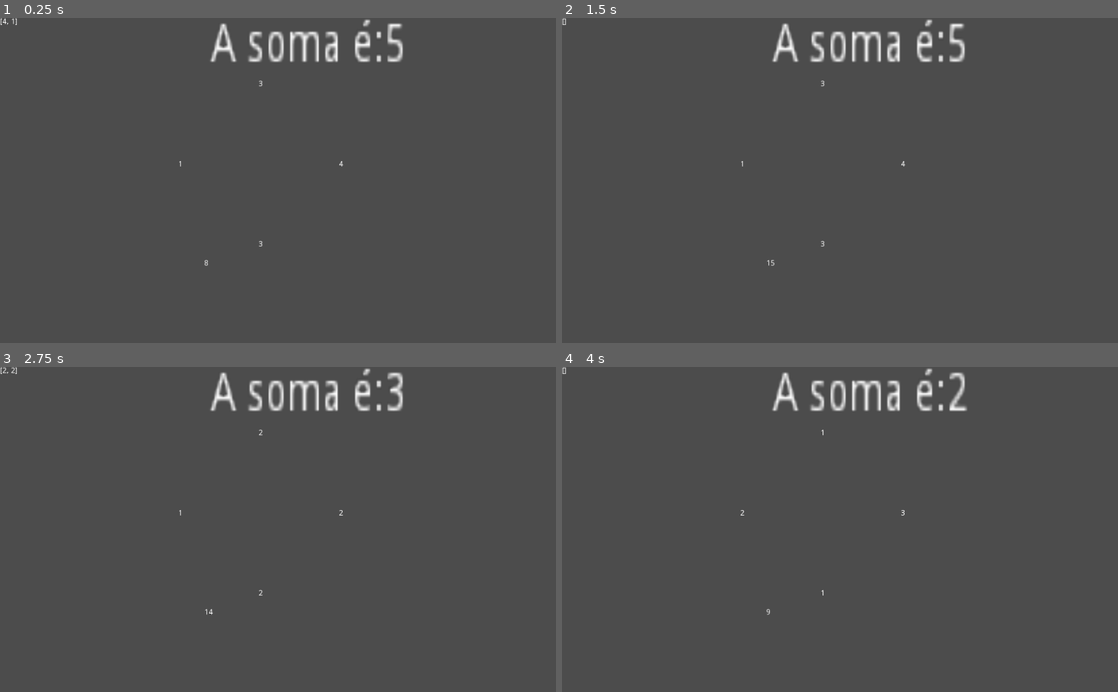
Above: before the commit, frames 1-4 (two rows, left to right).
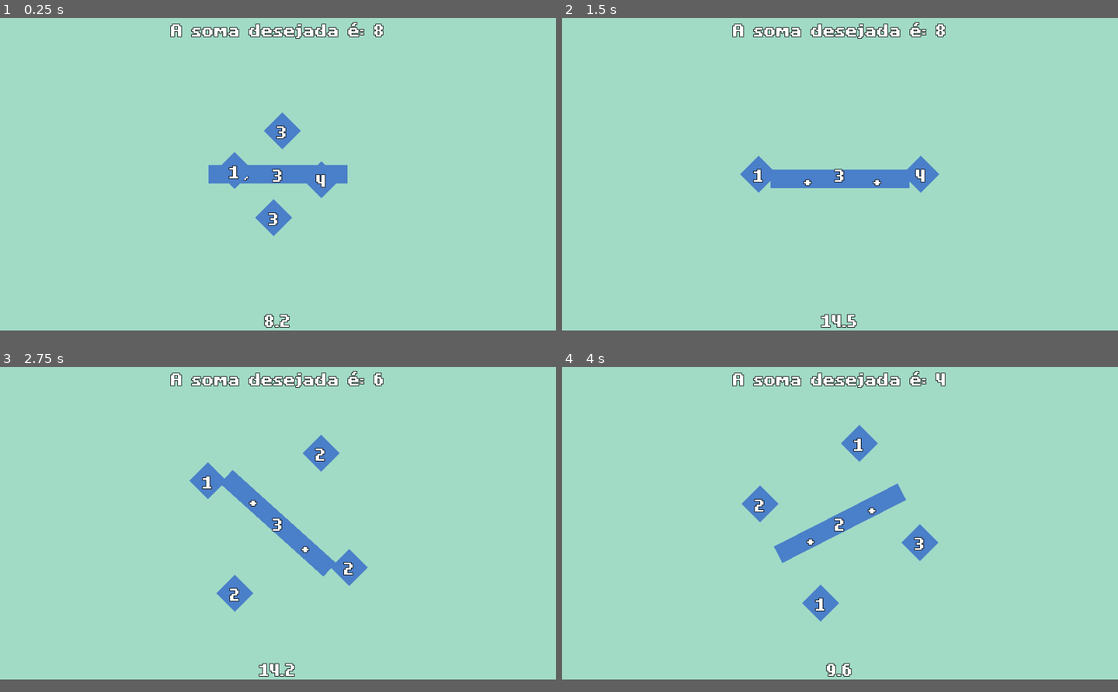
Above: after the commit, the same moments.

Repository: luisfpatrocinio/SquareSum
Game: Godot game, scene res://Level.tscn
Same seed, same stepped clock (60 frames per second), same inputs: the game is played once before the commit and once after it.
Inputs:
- Up to frame 1 (0.25 s): no input
- Up to frame 2 (1.5 s): tap Enter (ui_accept) at 0.5, 0.6, 0.77, 1.07, 1.25, 1.35 s; hold Right (ui_right) 0.53-1.28 s; hold Down (ui_down) from 1.28 s (still down)
- Up to frame 3 (2.75 s): tap Enter (ui_accept) at 1.52, 1.82, 2.1 s; release Down (ui_down) at 2.03 s; hold Right (ui_right) from 2.03 s (still down)
- Up to frame 4 (4 s): release Right (ui_right) at 2.78 s; hold Up (ui_up) 2.78-3.53 s; tap Enter (ui_accept) at 2.85, 3.02, 3.32, 3.6, 3.77 s; hold Left (ui_left) from 3.53 s (still down)
In our replay, the window is 800x468 before the commit and 800x450 after it. These sizes can differ from the game's own. Grey fills any space a smaller window leaves; there, only what the larger window draws over its background counts as a difference.

The runs differ from the first frame. In frame 1, 96% of the frame differs, in the area x 0-100%, y 0-97%; in frame 2, 96%; in frame 3, 96%; in frame 4, 96%.

Commit message:
Several visual and code improvements

Diff:
--- a/Bar.gd
+++ b/Bar.gd
@@ -2,10 +2,10 @@
 onready var parent = get_parent()
 
 var colliders = [];
-var numbers = []
+var numbers = [];
 
 func _process(delta):
 	colliders = get_overlapping_areas()
 	for collider in colliders:
 		numbers.append(collider.my_number)
-	parent.get_node("Label").text = str(numbers)
+	parent.debugLabel.text = str(numbers)
--- a/Level.tscn
+++ b/Level.tscn
@@ -1,14 +1,16 @@
-[gd_scene load_steps=4 format=2]
+[gd_scene load_steps=6 format=2]
 
 [ext_resource path="res://Roulette.gd" type="Script" id=1]
+[ext_resource path="res://mnr_theme.tres" type="Theme" id=2]
 [ext_resource path="res://Bar.gd" type="Script" id=3]
+[ext_resource path="res://assets/background.png" type="Texture" id=4]
 
 [sub_resource type="RectangleShape2D" id=1]
 extents = Vector2( 119.5, 17.5 )
 
 [node name="Level" type="Node2D"]
 __meta__ = {
-"_edit_horizontal_guides_": [ 222.0 ],
+"_edit_horizontal_guides_": [ 222.0, -128.0 ],
 "_edit_vertical_guides_": [ 342.0, 344.0 ]
 }
 
@@ -22,18 +24,23 @@
 [node name="CollisionShape2D" type="CollisionShape2D" parent="Controller/Area2D"]
 shape = SubResource( 1 )
 
-[node name="Label" type="Label" parent="Controller"]
+[node name="Polygon2D" type="Polygon2D" parent="Controller/Area2D"]
+color = Color( 0.294118, 0.501961, 0.792157, 1 )
+polygon = PoolVector2Array( -120, -16, 120, -16, 120, 16, -120, 16 )
+
+[node name="DebugLabel" type="Label" parent="Controller"]
+visible = false
 margin_right = 40.0
 margin_bottom = 14.0
+theme = ExtResource( 2 )
 text = "Teste:"
 
-[node name="Label2" type="Label" parent="Controller"]
-margin_left = 389.0
-margin_top = 2.0
-margin_right = 429.0
-margin_bottom = 16.0
-rect_scale = Vector2( 4.97895, 7.29509 )
+[node name="InstructionLabel" type="Label" parent="Controller"]
+anchor_right = 1.0
+margin_bottom = 38.0
+theme = ExtResource( 2 )
 text = "Teste:"
+align = 1
 
 [node name="Timer" type="Timer" parent="Controller"]
 wait_time = 10.0
@@ -42,10 +49,61 @@
 one_shot = true
 
 [node name="TimerLabel" type="Label" parent="Controller"]
-margin_left = 376.0
-margin_top = 446.0
-margin_right = 416.0
-margin_bottom = 460.0
+anchor_top = 1.0
+anchor_right = 1.0
+anchor_bottom = 1.0
+margin_top = -38.0
+theme = ExtResource( 2 )
+text = "12"
+align = 1
+valign = 2
+
+[node name="BarNumber" type="Label" parent="Controller"]
+anchor_left = 0.5
+anchor_top = 0.5
+anchor_right = 0.5
+anchor_bottom = 0.5
+margin_left = -20.0
+margin_top = -19.0
+margin_right = 20.0
+margin_bottom = 19.0
+theme = ExtResource( 2 )
+align = 1
+valign = 1
+
+[node name="Operator1" type="Label" parent="Controller"]
+anchor_left = 0.5
+anchor_top = 0.5
+anchor_right = 0.5
+anchor_bottom = 0.5
+margin_left = -20.0
+margin_top = -19.0
+margin_right = 20.0
+margin_bottom = 19.0
+theme = ExtResource( 2 )
+text = "+"
+align = 1
+valign = 1
+
+[node name="Operator2" type="Label" parent="Controller"]
+anchor_left = 0.5
+anchor_top = 0.5
+anchor_right = 0.5
+anchor_bottom = 0.5
+margin_left = -20.0
+margin_top = -19.0
+margin_right = 20.0
+margin_bottom = 19.0
+theme = ExtResource( 2 )
+text = "+"
+align = 1
+valign = 1
+
+[node name="Background" type="TextureRect" parent="."]
+margin_right = 960.0
+margin_bottom = 540.0
+texture = ExtResource( 4 )
+expand = true
 
 [connection signal="timeout" from="Controller/Timer" to="Controller" method="_on_Timer_timeout"]
 [connection signal="timeout" from="Controller/TimerToStart" to="Controller" method="_on_TimerToStart_timeout"]
--- a/Number.gd
+++ b/Number.gd
@@ -1,11 +1,15 @@
 extends Area2D
 
-var radius = 148
-onready var my_index = 0
-var my_number = 0
-onready var my_scale = 0
+var radius = 142;
+onready var my_index = 0;
+onready var my_number = 0;
+onready var my_scale = 0;
+onready var highlighted = false;
+onready var label = get_node("Label")
+onready var controller = get_parent()
+onready var succeeded = false;
 
-onready var controller = get_parent()
+var shakeFactor = 3;
 
 func _ready() -> void:
 	pass
@@ -19,9 +23,34 @@
 
 	$CollisionShape2D.scale = Vector2(3 * my_scale, 3 * my_scale)
 
-	$Label.text = str(my_number);
+	label.text = str(my_number);
 	var _n = len(controller.numbersArray)
-	var angle = deg2rad(360 / _n * my_index)
+	var angle = deg2rad(360 / _n * my_index) + controller.globalAngle
 	var posx = 480 + cos(angle) * radius
 	var posy = 270 + sin(angle) * radius
-	global_position = Vector2(posx, posy)
+
+	if highlighted:
+		posx += randi() % shakeFactor
+		posy += randi() % shakeFactor
+
+	if succeeded:
+		if posx < 480:
+			posx = 480 - 140;
+		else:
+			posx = 480 + 140;
+		posy = 270;
+
+	var _spd = 5
+	var _diffx = global_position.x - posx;
+	if abs(_diffx) > _spd:
+		global_position.x += _spd * sign(_diffx) * -1
+	else:
+		global_position.x = posx;
+
+	var _diffy = global_position.y - posy;
+	if abs(_diffy) > _spd:
+		global_position.y += _spd * sign(_diffy) * -1
+	else:
+		global_position.y = posy;
+
+#	global_position = Vector2(posx, posy)
--- a/Number.tscn
+++ b/Number.tscn
@@ -1,6 +1,7 @@
-[gd_scene load_steps=3 format=2]
+[gd_scene load_steps=4 format=2]
 
 [ext_resource path="res://Number.gd" type="Script" id=1]
+[ext_resource path="res://mnr_theme.tres" type="Theme" id=2]
 
 [sub_resource type="CircleShape2D" id=1]
 
@@ -12,17 +13,21 @@
 scale = Vector2( 3, 3 )
 shape = SubResource( 1 )
 
+[node name="Polygon2D" type="Polygon2D" parent="."]
+color = Color( 0.294118, 0.501961, 0.792157, 1 )
+polygon = PoolVector2Array( 0, -32, 32, 0, 0, 32, -32, 0 )
+
 [node name="Label" type="Label" parent="."]
 anchor_left = 0.5
 anchor_top = 0.5
 anchor_right = 0.5
 anchor_bottom = 0.5
 margin_left = -20.0
-margin_top = -7.0
+margin_top = -19.0
 margin_right = 20.0
-margin_bottom = 7.0
+margin_bottom = 19.0
+theme = ExtResource( 2 )
 text = "5"
 align = 1
 valign = 1
-
-[connection signal="area_entered" from="." to="." method="_on_Area2D2_area_entered"]
+autowrap = true
--- a/Roulette.gd
+++ b/Roulette.gd
@@ -3,18 +3,26 @@
 onready var NumberScene = preload("res://Number.tscn")
 onready var Controller = get_parent()
 onready var line = get_node("Area2D");
-onready var debugLabel = get_node("Label")
+onready var debugLabel = get_node("DebugLabel")
+onready var instructionLabel = get_node("InstructionLabel")
+onready var timer = get_node("Timer")
+onready var startTimer = get_node("TimerToStart")
+onready var timerLabel = get_node("TimerLabel")
+onready var barNumberLabel = get_node("BarNumber")
+onready var operator1 = get_node("Operator1")
+onready var operator2 = get_node("Operator2")
 var numbersArray = []
 var desired_number = 0
 var actualLevel = 0
-onready var timer = get_node("Timer")
-onready var startTimer = get_node("TimerToStart")
-onready var timerLabel = get_node("TimerLabel")
 onready var timerValue = 0
+var barNumber = 2 + randi() % 3
 var success = false
+onready var globalAngle = 0
 
 
 func _ready() -> void:
+	# Ajustar posição da janela
+	OS.window_position = Vector2(32, 32)
 	randomize()
 	print("Spawna")
 	new_level()
@@ -23,31 +31,71 @@
 func _process(delta: float) -> void:
 	# Receber Input do Jogador: Inclinar Barra
 	var xAxis = Input.get_axis("ui_left", "ui_right");
-	line.rotation_degrees += xAxis;
+	if !success:
+		line.rotation_degrees += xAxis;
 	if line.rotation_degrees > 360: line.rotation_degrees -= 360
 	if line.rotation_degrees < 0: line.rotation_degrees += 360
 	line.rotation_degrees = round(line.rotation_degrees)
 	debugLabel.text = str(line.rotation_degrees);
 
+	# Atualizar Angulo global
+	globalAngle += delta * 0.20
+	if globalAngle > 360: globalAngle -= 360;
+
 	# Receber Input do Jogador: Botão de Confirmar
-	var confirmKey = Input.is_action_just_pressed("ui_accept")
+	var confirmKey = Input.is_action_just_pressed("ui_accept");
 	if confirmKey and !success:
 		# Checar se está certo
 		var _array = line.numbers
 		print("O valor de line.numbers é: " + str(_array))
 		if get_sum(_array) == desired_number:
 			# Vitória
+			print("Acertou!");
 			var _timeBonus = 5
 			timer.start(timer.time_left + _timeBonus)
 			timer.paused = true
 			startTimer.start()
 			success = true
+
+			# Deletar numeros errados
+			for nmb in numbersArray:
+				if !(nmb in line.colliders):
+					nmb.queue_free()
+				else:
+					nmb.succeeded = true
+
+			# Centralizar Barra
+			line.rotation_degrees = 0;
 		else:
 			# Resultado Errado
 			print("ErRRRRRrrou!")
 
 	# Exibir Instrução
-	$Label2.text = "A soma é:" + str(desired_number)
+	instructionLabel.text = "A soma desejada é: " + str(desired_number)
+
+	# Atualizar texto da barra:
+	barNumberLabel.text = str(barNumber)
+	var _lx = line.global_position.x - 16;
+	var _ly = line.global_position.y - 16;
+	operator1.rect_position = Vector2(
+		_lx - cos(deg2rad(line.rotation_degrees)) * 60,
+		_ly - sin(deg2rad(line.rotation_degrees)) * 60
+	)
+	operator2.rect_position = Vector2(
+		_lx + cos(deg2rad(line.rotation_degrees)) * 60,
+		_ly + sin(deg2rad(line.rotation_degrees)) * 60
+	)
+
+	# Highlighted collided numbers:
+	for nmb in numbersArray:
+		var wr = weakref(nmb)
+		if wr.get_ref():
+			nmb.highlighted = false;
+
+	for nmb in line.colliders:
+		var wr = weakref(nmb)
+		if wr.get_ref():
+			nmb.highlighted = true
 
 	# Redefinir array de números atuais
 	line.numbers.clear()
@@ -70,7 +118,9 @@
 		timerValue += _diff / 10
 	else:
 		timerValue = timer.time_left
-	timerLabel.text = str(ceil(timerValue))
+
+	timerValue = ceil(timerValue * 10) / 10;
+	timerLabel.text = str(timerValue)
 
 
 func spawn_number(x):
@@ -79,12 +129,15 @@
 	add_child(number)
 	number.my_number = x
 	number.global_position = Vector2(
-		randi() % 50,
-		randi() % 30
+		480, 270
 	)
 	print("Spawnando numero: " + str(number.my_number))
 	number.my_index = len(numbersArray)
 	number.add_to_group("numbers")
+
+
+func generate_bar_number():
+	return 2 + randi() % 4;
 
 
 func generate_desired_number():
@@ -98,13 +151,11 @@
 	print("Numeros escolhidos: ")
 	print(str(number1.my_index) + " ::: " + str(number1.my_number))
 	print(str(number2.my_index) + " ::: " + str(number2.my_number))
-	return number1.my_number + number2.my_number
+	return number1.my_number + number2.my_number + barNumber
 
 
 func new_level():
-	print("Iniciandoum novo nível: " + str(actualLevel))
-
-	success = false
+	print("Iniciando um novo nível: " + str(actualLevel))
 
 	numbersArray =  get_tree().get_nodes_in_group("numbers")
 	for number in numbersArray:
@@ -114,17 +165,20 @@
 
 	var totalNumbers = 4 + floor(actualLevel / 3) * 2
 	print("Com " + str(totalNumbers) + " bolotas.")
-	for i in range(totalNumbers):
+	for _i in range(totalNumbers):
 		spawn_number(1 + randi() % 4)
 	actualLevel += 1
+	barNumber = generate_bar_number()
 	desired_number = generate_desired_number()
 
 	timer.paused = false
 	timer.start()
 
+	success = false
+
 
 func get_sum(array):
-	var acc = 0
+	var acc = barNumber
 	for i in array:
 		acc += i
 	return acc
--- /dev/null
+++ b/mnr_theme.tres
@@ -0,0 +1,12 @@
+[gd_resource type="Theme" load_steps=3 format=2]
+
+[ext_resource path="res://MATCHUPPRO.TTF" type="DynamicFontData" id=1]
+
+[sub_resource type="DynamicFont" id=1]
+size = 48
+outline_size = 1
+outline_color = Color( 0, 0, 0, 1 )
+font_data = ExtResource( 1 )
+
+[resource]
+default_font = SubResource( 1 )
--- a/project.godot
+++ b/project.godot
@@ -13,6 +13,14 @@
 config/name="Roleta Teste"
 run/main_scene="res://Level.tscn"
 config/icon="res://icon.png"
+
+[display]
+
+window/size/width=960
+window/size/height=540
+window/size/resizable=false
+window/stretch/mode="viewport"
+window/stretch/aspect="keep"
 
 [global]
 
Binary file added: MATCHUPPRO.TTF
Binary file added: assets/background.png
